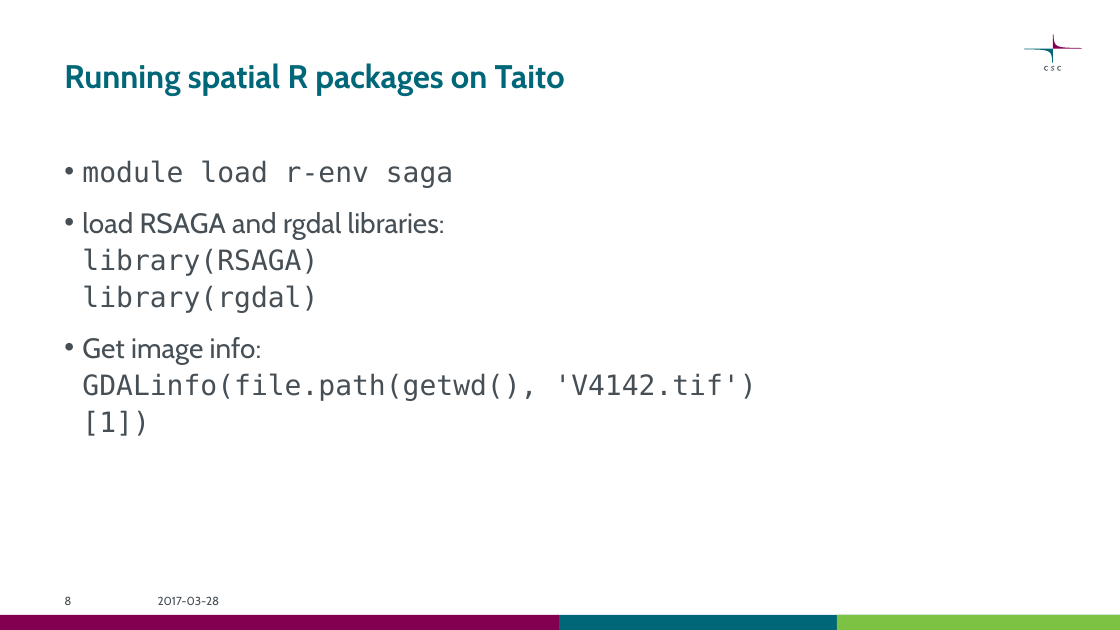
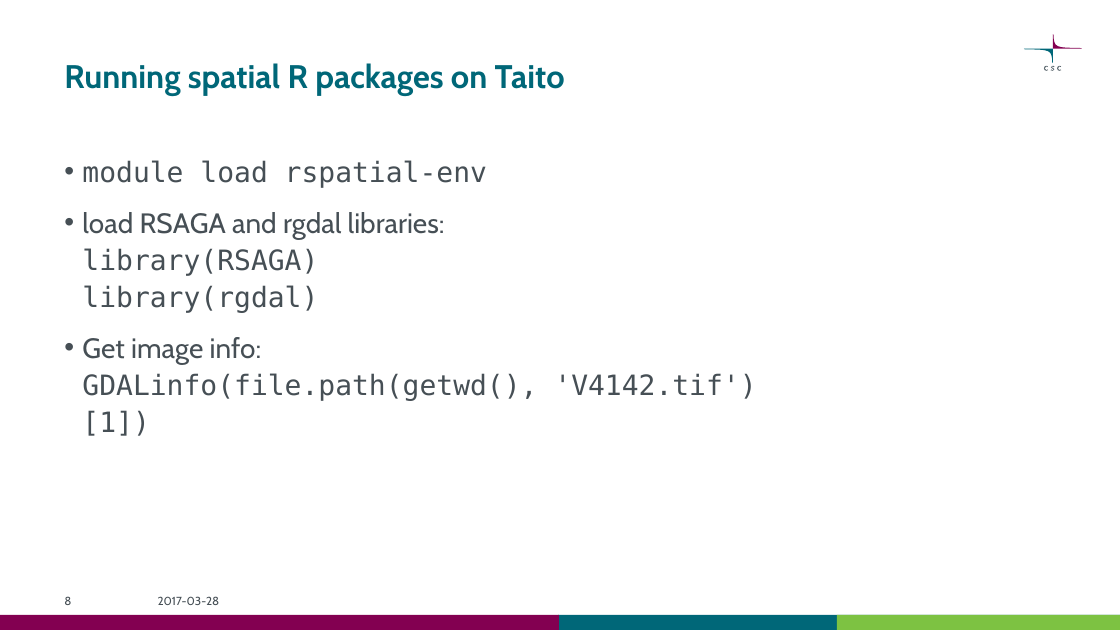
Before and after one commit to seijasirkia/R-with-Taito, a slide deck: slide 8 of documents/Using R on Taito.pptx. Drawn at 1120x630 pixels with LibreOffice and Linux fonts; fonts in the diff are those of the drawing. Boxes give left, top, right and bottom in pixels: in the first picture for what was removed or moved away, otherwise in the second. Text is boxed around its words. In the diff, an @@ line names an element or a change of style, - is before the commit and + after.

Commit message:
Updates related to the rspatial-env module

```diff
--- a/documents/Using R on Taito.pptx
+++ b/documents/Using R on Taito.pptx
@@ text at [82,160,487,188]: text changed @@
-• module load r-env saga
+• module load rspatial-env
```
Also in this commit, not shown: 1 other slide changed, 3 other files.
